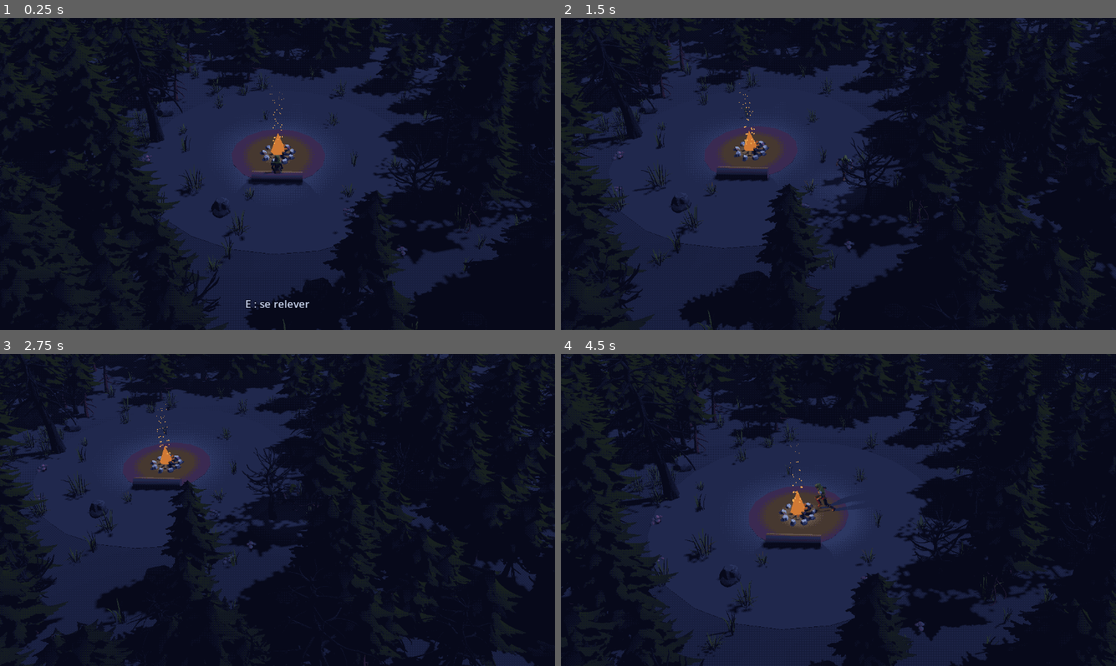
Above: before the commit, frames 1-4 (two rows, left to right).
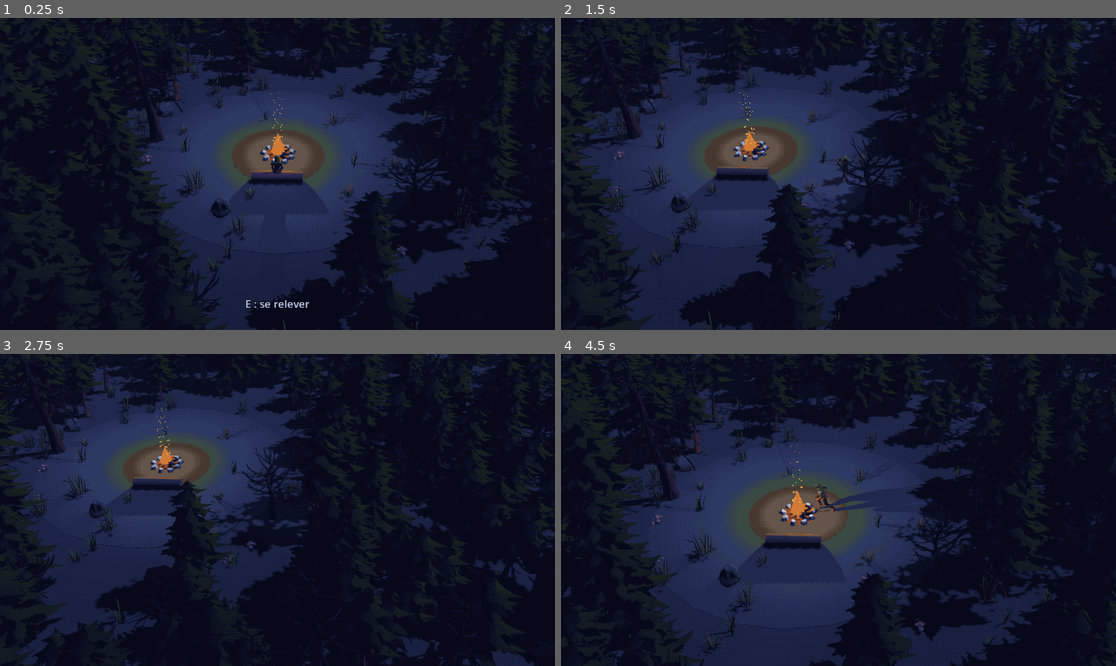
Above: after the commit, the same moments.

Repository: tomberardpro-tech/Dark-Fantasy
Game: Godot game, scene res://scenes/main.tscn
Same seed, same stepped clock (60 frames per second), same inputs: the game is played once before the commit and once after it.
Inputs (mouse positions are in pixels of both pictures, inside the frame that each line leads up to):
- Up to frame 1 (0.25 s): no input
- Up to frame 2 (1.5 s): tap Enter at 0.5 s; move the mouse to (960, 158) at 0.52 s; hold D (droite) 0.53-1.28 s; hold Shift (courir) 0.53-1.28 s; click (960, 158) at 0.67 s; move the mouse to (727, 189) at 1.27 s; hold Down from 1.28 s (still down); tap E (interagir) at 1.35 s
- Up to frame 3 (2.75 s): move the mouse to (333, 441) at 2.02 s; release Down at 2.03 s; hold D (droite) from 2.03 s (still down); tap S (reculer) at 2.1 s
- Up to frame 4 (4.5 s): move the mouse to (810, 572) at 2.77 s; release D (droite) at 2.78 s; hold W (avancer) 2.78-3.53 s; tap Space (roulade) at 2.85 s; click (810, 572) at 2.92 s; move the mouse to (1005, 556) at 3.52 s; hold Shift (courir) 3.53-4.28 s; hold A (gauche) from 3.53 s (still down); move the mouse to (672, 463) at 4.27 s; tap E (interagir) at 4.35 s

The runs differ from the first frame. In frame 1, 2.5% of the frame differs, in the area x 18-85%, y 12-78%; in frame 2, 2.2%; in frame 3, 1.9%; in frame 4, 3.3%, in the area x 3-79%, y 13-92%.

Commit message:
Halo du feu plus large et plus doux, comme la maquette
Co-Authored-By: Claude Opus 5.5 <noreply@anthropic.com>

Diff:
--- a/scripts/feu_de_camp.gd
+++ b/scripts/feu_de_camp.gd
@@ -5,9 +5,12 @@
 ## Le vent (voir vent.gd) couche les flammes et emporte les braises.
 
 ## Puissance de la lumière du feu.
-@export var puissance := 2.6
+@export var puissance := 6.0
 ## Distance éclairée par le feu (en mètres).
-@export var portee := 14.0
+@export var portee := 16.0
+## Vitesse à laquelle la lumière baisse en s'éloignant du feu : plus c'est petit,
+## plus le halo orange est large et doux (comme sur la maquette).
+@export var baisse := 1.2
 ## Nombre de braises qui s'envolent.
 @export var nombre_braises := 40
 
@@ -31,7 +34,7 @@
 	_lumiere.light_color = Color("e0823a")
 	_lumiere.light_energy = puissance
 	_lumiere.omni_range = portee
-	_lumiere.omni_attenuation = 1.6
+	_lumiere.omni_attenuation = baisse
 	_lumiere.shadow_enabled = true
 	_lumiere.position.y = 1.1
 	add_child(_lumiere)
